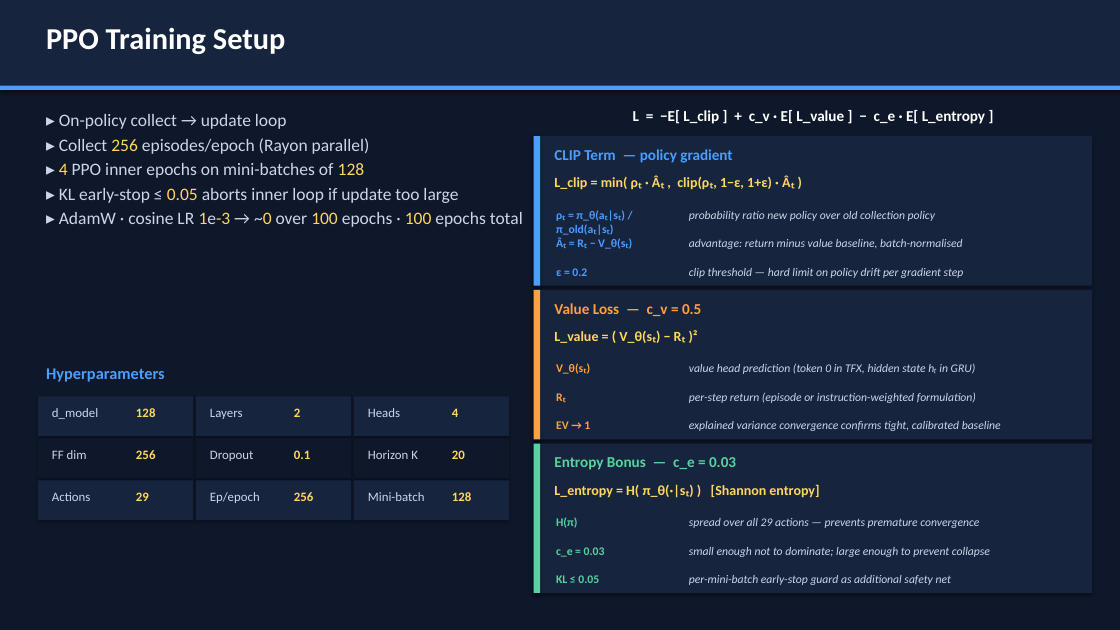
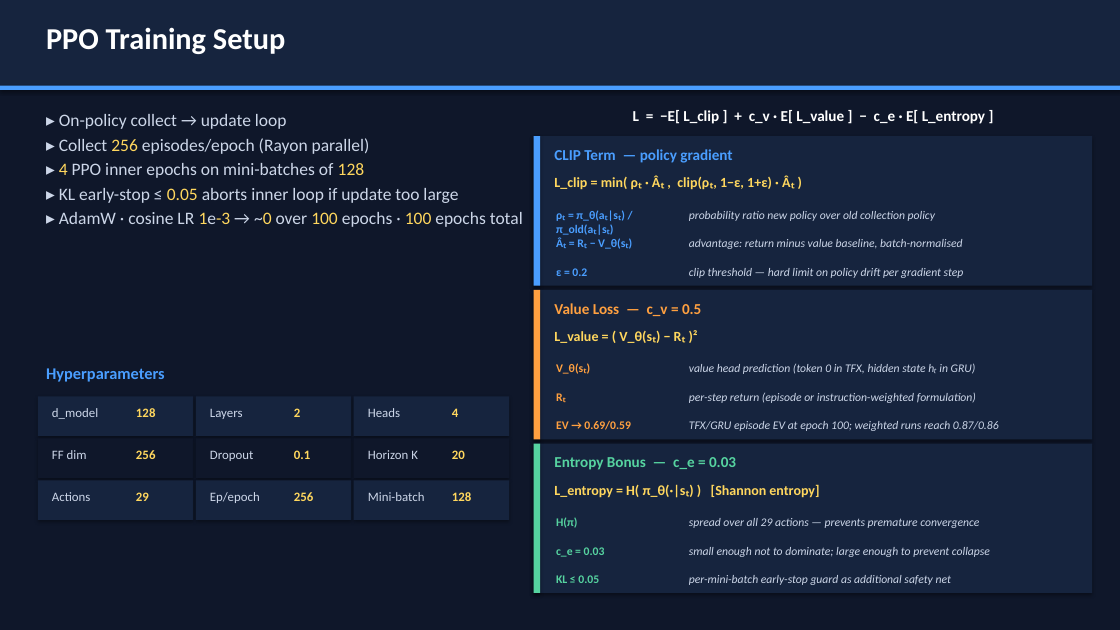
Before and after one commit to eblack-leaf/llvm-lstm, a slide deck: slide 13 of presentation.pptx. Drawn at 1120x630 pixels with LibreOffice and Linux fonts; fonts in the diff are those of the drawing. Boxes give left, top, right and bottom in pixels: in the first picture for what was removed or moved away, otherwise in the second. Text is boxed around its words. In the diff, an @@ line names an element or a change of style, - is before the commit and + after.

```diff
--- a/presentation.pptx
+++ b/presentation.pptx
@@ text at (x1=556, y1=421, x2=631, y2=430): text changed @@
-EV → 1
+EV → 0.69/0.59
@@ text at (x1=689, y1=421, x2=999, y2=431): text changed @@
-explained variance convergence confirms tight, calibrated baseline
+TFX/GRU episode EV at epoch 100; weighted runs reach 0.87/0.86
```
Also in this commit, not shown: 7 other slides changed, 3 slides added, 4 other files.
